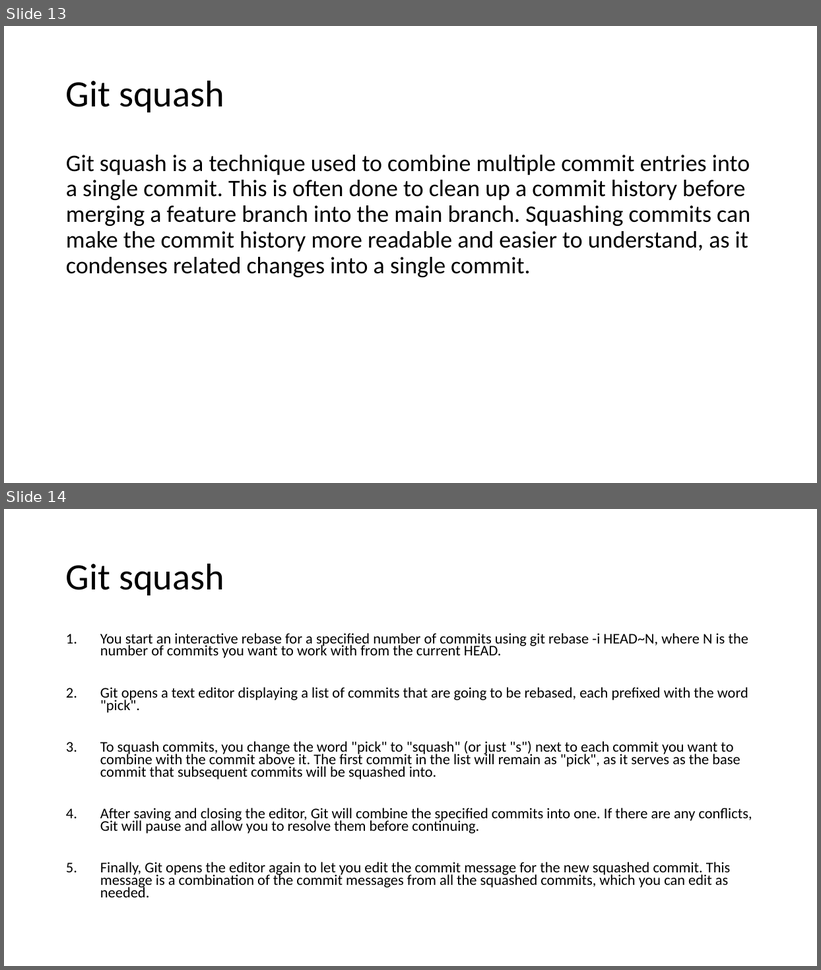
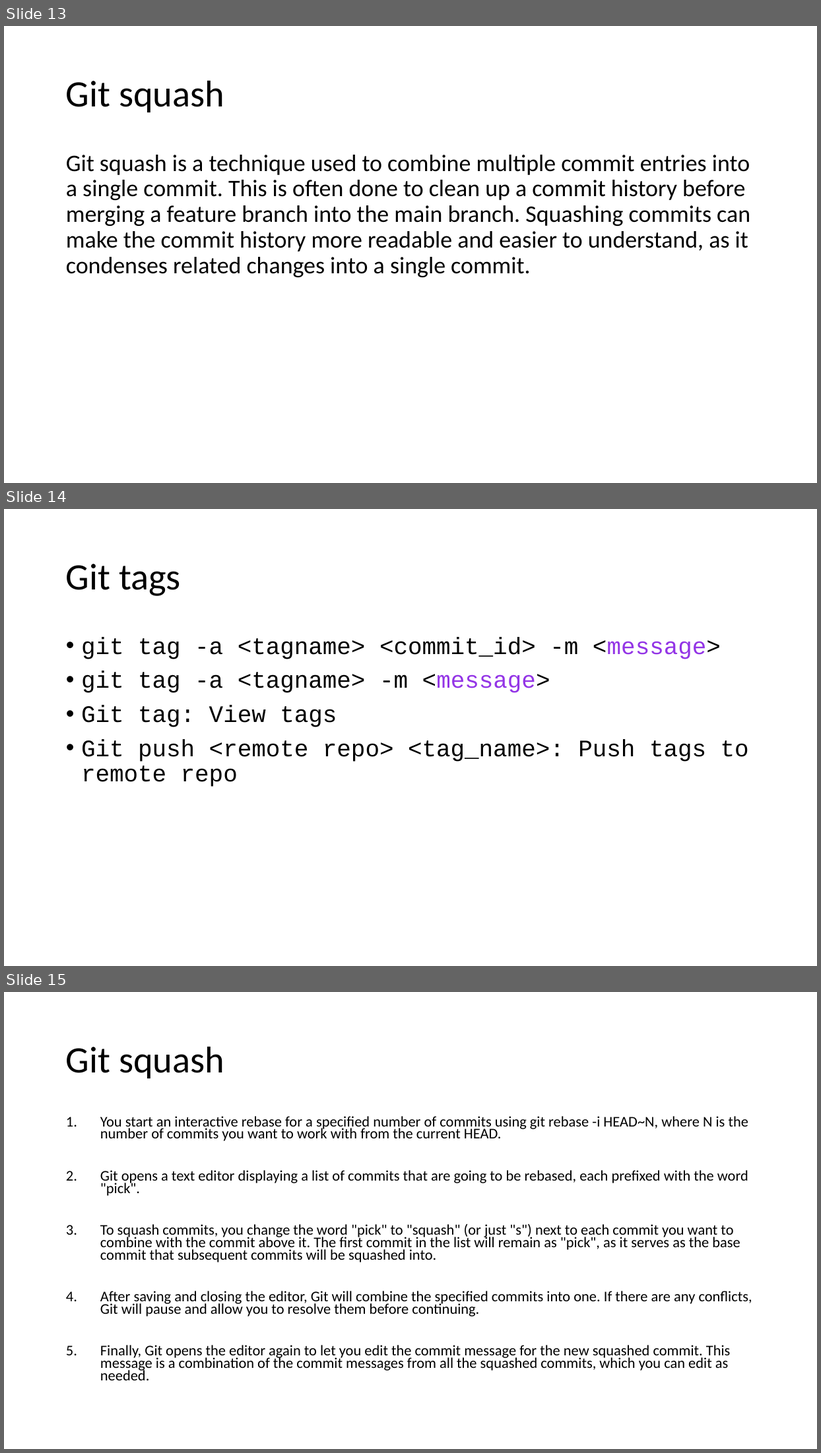
Before and after one commit to iampsrv/batch19gfg, a slide deck: Week 1/git.pptx. Shown one above the other, each under a label of ours: slides 13 and 14 before the commit, slides 13, 14 and 15 after it. The pictures are 821x970 and 821x1453 pixels, drawn with LibreOffice and Linux fonts; fonts in the diff are those of the drawing. Boxes give left, top, right and bottom in pixels: in the first picture for what was removed or moved away, otherwise in the second. Text is boxed around its words. In the diff, an @@ line names an element or a change of style, - is before the commit and + after.

```diff
--- a/Week 1/git.pptx
+++ b/Week 1/git.pptx
@@ slide 14 added at (x1=4, y1=509, x2=817, y2=966), background #FFFFFF @@
@@ title added at (x1=66, y1=564, x2=181, y2=596), 44 pt, text #000000 @@
+Git tags
@@ text added at (x1=81, y1=637, x2=749, y2=787), 28 pt, text #000000 @@
+• git tag -a <tagname> <commit_id> -m <message>
+• git tag -a <tagname> -m <message>
+• Git tag: View tags
+• Git push <remote repo> <tag_name>: Push tags to remote repo
@@ what was slide 14 is now slide 15 @@
```
Also in this commit, not shown: 6 other files.
